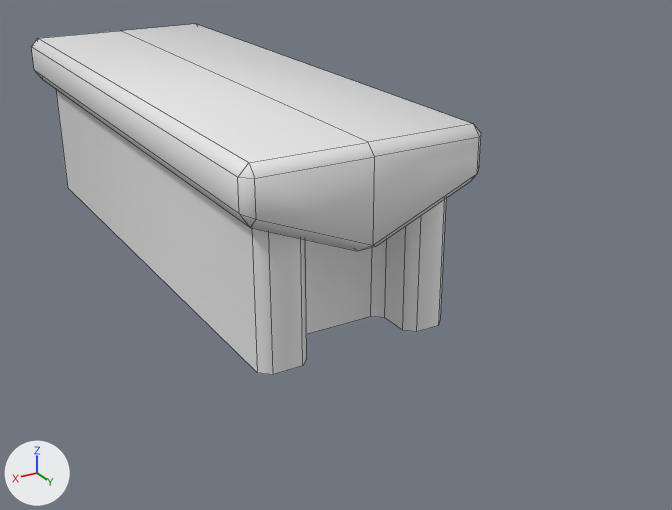
One commit to the FBX model Assets/DA/Environement/Blocks/Base/Try_01/BorderEnd.fbx: the scene before it, then after it.
The view is the same before and after, from a 50 mm camera at (4.12, 9.47, 3.22) aimed at (-0.57, 1.65, -0.69). Lighting does not change. The marker at lower left points along +X, +Y and +Z. The first picture is the older version. Mesh edges are drawn as thin lines.

Names of what the first picture shows: 'BorderEnd'.
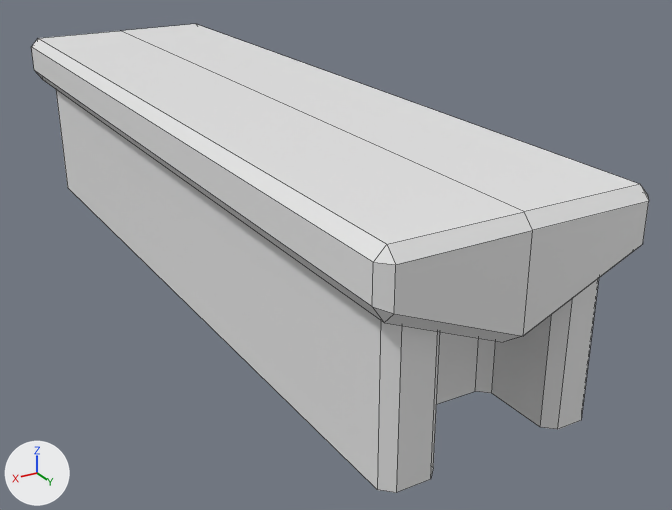
The newer file is also turned or shifted as a whole; pictures and numbers use the older file's frame.

The change, as a diff of the scene's bpy script:
```diff
--- a/Assets/DA/Environement/Blocks/Base/Try_01/BorderEnd.fbx.py
+++ b/Assets/DA/Environement/Blocks/Base/Try_01/BorderEnd.fbx.py
@@ me_cube_022 @@
 # used by ob_borderend; location = (0.0, 0.0, 0.0)
-me_cube_022.from_pydata(...)  # 82 vertices, 61 faces; spans x -1.21..1.21, y -3.23..3.23, z -1.01..1.01
+me_cube_022.from_pydata(...)  # 82 vertices, 61 faces; spans x -1.21..1.21, y -3.23..5.17, z -1.01..1.01
+# me_cube_022 part 1: all 8 vertices in x -0.55..0.51, y 2.52..2.62, z -1.01..0.51 are moved by (0.0, 1.65, 0.0)
+# me_cube_022 part 2: all 33 vertices in x -1.21..1.21, y 2.93..3.23, z -1.01..1.01 are moved by (0.0, 1.94, 0.0)
+# other edits to the shape of me_cube_022 do not show in these pictures
 me_cube_022.materials.append(mat_material)
```

Where the change shows, as pixel boxes [x1, y1, x2, y2] in the pictures (672 x 510 px; the box of a moved part takes in the faces that stretch with it):
'BorderEnd', reshaped (37% wider, 34% taller): before [31, 24, 481, 375]; after [31, 24, 649, 493]
part 1 of me_cube_022, moved or reshaped: before [305, 226, 406, 334]; after [437, 315, 551, 427]
part 2 of me_cube_022, moved or reshaped: before [31, 24, 481, 375]; after [31, 24, 649, 493]
